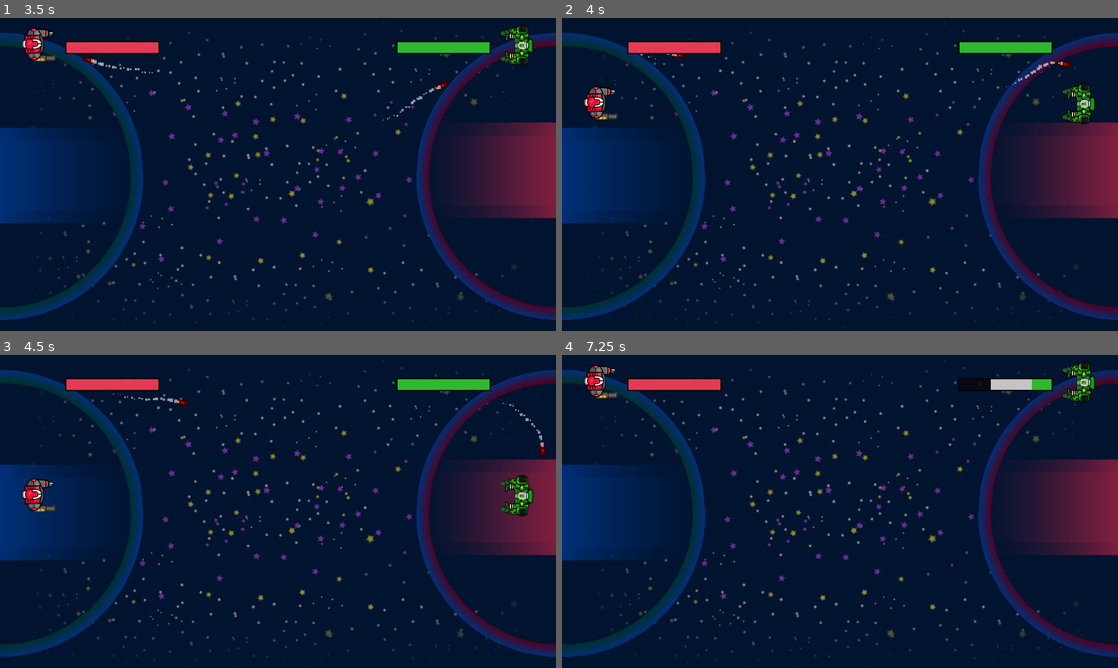
Above: before the commit, frames 1-4 (two rows, left to right).
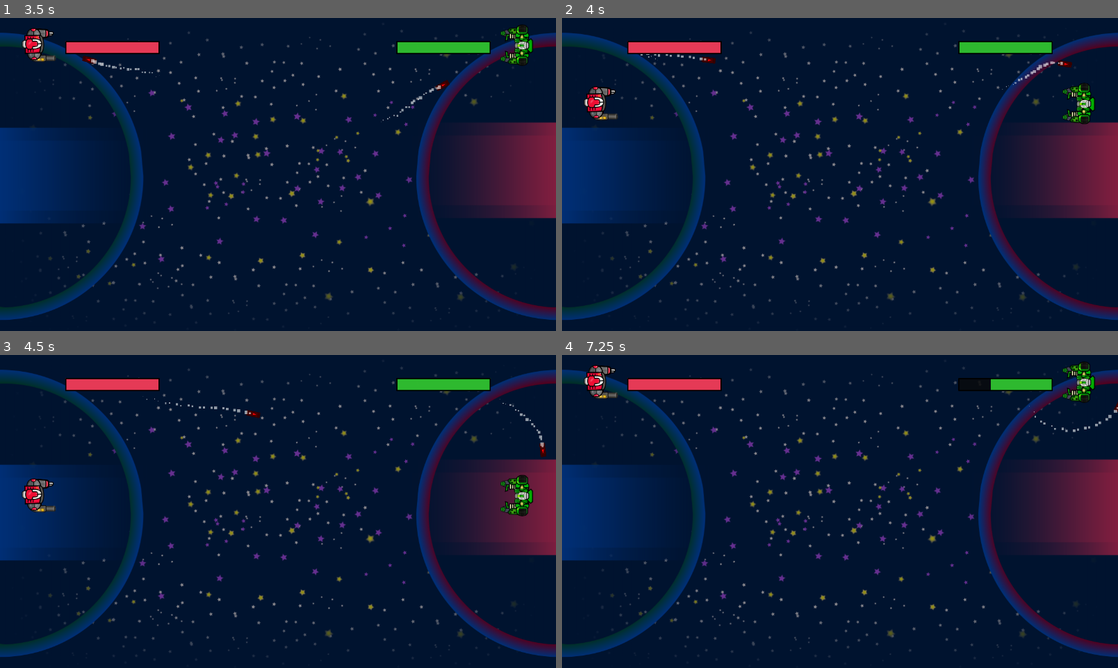
Above: after the commit, the same moments.

Repository: fivemoreminix/mechtoid
Game: Godot game, scene res://assets/scenes/Game.tscn
The game is run twice, just before and just after one commit, with the same random seed, the same clock (stepped at 60 frames per second) and the same inputs. The engine's default icon, where the game draws it, is replaced by a stand-in: a white triangle on a blue panel in a dark square.
Inputs:
- Up to frame 1 (3.5 s): hold W (up) 0.53-2.03 s; tap Space (shield) every 0.75 s from 0.6 to 2.85 s; hold A (left) from 2.03 s (still down)
- Up to frame 2 (4 s): release A (left) at 3.53 s; hold S (down) from 3.53 s (still down); tap Space (shield) at 3.6 s
- Up to frame 3 (4.5 s): release S (down) at 4.28 s; hold D (right) from 4.28 s (still down); tap Space (shield) at 4.35 s
- Up to frame 4 (7.25 s): release D (right) at 5.03 s; hold W (up) 5.03-5.78 s; tap Space (shield) at 5.1, 5.85, 6.6 s; hold D (right) from 5.78 s (still down)

Frame 1 is identical in both runs. In frame 2, 0.1% of the frame differs, in the area x 15-28%, y 11-15%; in frame 3, 0.2%; in frame 4, 0.3%, in the area x 77-100%, y 7-25%.

Commit message:
Shield and missile deflect force

Diff:
--- a/assets/scenes/Player.tscn
+++ b/assets/scenes/Player.tscn
@@ -48,6 +48,9 @@
 [node name="CollisionShape2D" type="CollisionShape2D" parent="Shield"]
 position = Vector2( 3.39001, 0 )
 shape = SubResource( 3 )
+
+[node name="ForceTimer" type="Timer" parent="Shield"]
+one_shot = true
 [connection signal="area_entered" from="." to="." method="_on_area_entered"]
 [connection signal="area_exited" from="." to="." method="_on_Player_area_exited"]
 [connection signal="area_entered" from="Shield" to="Shield" method="_on_area_entered"]
--- a/assets/scripts/PlayerShield.gd
+++ b/assets/scripts/PlayerShield.gd
@@ -4,16 +4,27 @@
 func set_shield_enabled(val: bool) -> void:
 	visible = val
 	set_deferred("monitoring", val) # Won't detect collisions if disabled
+	if val:
+		$ForceTimer.start()
+	else:
+		$ForceTimer.stop()
 
 
 func _ready() -> void:
+	set_process(true)
 	set_shield_enabled(false)
+
+
+func _process(delta: float) -> void:
+	# TODO: update shader and shield appearance based on
+	# how much time is left on ForceTimer
+	pass
 
 
 func _on_area_entered(area: Area2D) -> void:
 	if area.is_in_group("missile"):
 		if area.can_deflect():
-			area.deflected()
+			area.deflected($ForceTimer.time_left / $ForceTimer.wait_time)
 			area.rotate(deg2rad(180))
 			area.set_target(get_parent().get_opponent_node())
 		else:
--- a/assets/scripts/human_missile.gd
+++ b/assets/scripts/human_missile.gd
@@ -1,11 +1,9 @@
 extends CollisionShape2D
 
-const TWO_PI = 2.0 * PI
+const TURN_SPEED = 3
+const MAX_BOUNCES = 3
 
-const speed = 300
-const turn_speed = 3
-const max_bounces = 3
-
+var speed = 300.0
 var bounces = 0
 
 
@@ -13,7 +11,7 @@
 	var m = get_parent()
 	# TODO: maybe check if the target_node exists
 	var target_rotation = m.get_angle_to(target_node.global_position)
-	m.rotation += lerp(0, target_rotation, turn_speed) * phys_delta
+	m.rotation += lerp(0, target_rotation, TURN_SPEED) * phys_delta
 
 	# Always fly forward
 	m.position += m.transform.basis_xform(Vector2.RIGHT) * speed * phys_delta
@@ -33,13 +31,15 @@
 	get_parent().queue_free() # ... for now ;)
 
 	# + 1 because if it hasn't bounced it must still do damage
-	return (bounces / float(max_bounces) + 1)
+	return (bounces / float(MAX_BOUNCES) + 1)
 
 
 func can_deflect() -> bool:
-	return bounces < max_bounces
+	return bounces < MAX_BOUNCES
 
 
-# Let the missile know it got deflected
-func deflected() -> void:
+# Let the missile know it got deflected, and with a force from 0.0 to 1.0.
+func deflected(force: float) -> void:
 	bounces += 1
+	speed += 200.0 * force
+	# TODO: flash red when deflected to maximum (self modulate)
--- a/assets/scripts/missile.gd
+++ b/assets/scripts/missile.gd
@@ -62,6 +62,6 @@
 	return inner.can_deflect()
 
 
-# Let the missile know it has been deflected
-func deflected() -> void:
-	inner.deflected()
+# Let the missile know it got deflected, and with a force from 0.0 to 1.0.
+func deflected(force: float) -> void:
+	inner.deflected(force)
